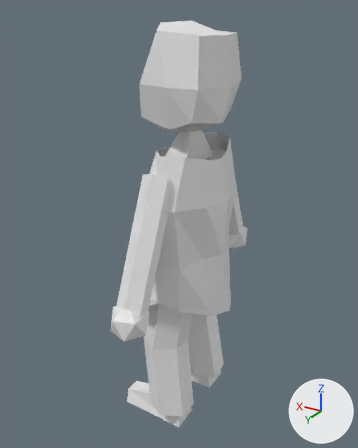
A saved change to the Blender file art_stuff/blender_files/player_model.blend.
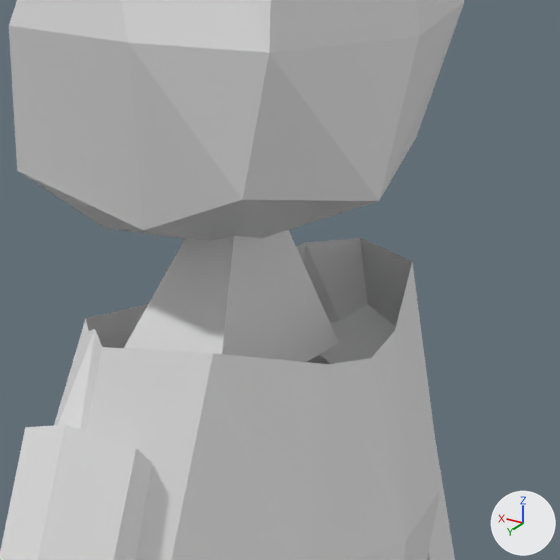
Each version is shown whole from a 50 mm camera at (-2.87, 5.06, 5.22) aimed at (0.16, 0.0, 2.69), then close up on the part from 38% to 74% of the width and 17% to 46% of the height. Lighting does not change. The marker at lower right points along +X, +Y and +Z. The older version's two pictures come first.

Objects in the first close-up: 'HEAD', 'LOWER_ARMS', 'NECK', 'TORSO', 'UPPER_ARMS'.
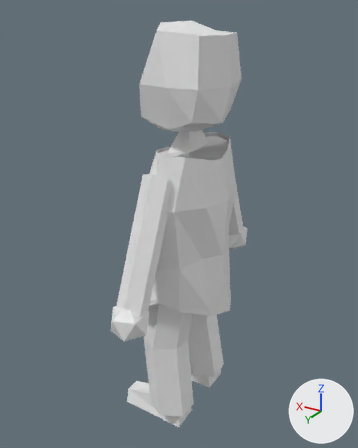
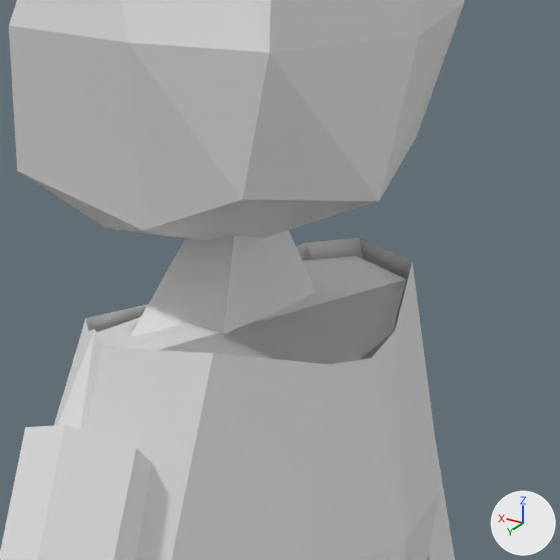
Boxes [x1, y1, x2, y2] around the edits, measured in the close-ups (560 x 560 px):
'COLLAR', shown
    after: [97, 256, 407, 364]

The change, as a list of edits to the scene's bpy script:
```text
Change ob_collar:
    remove ob_collar.hide_set(True)
```
